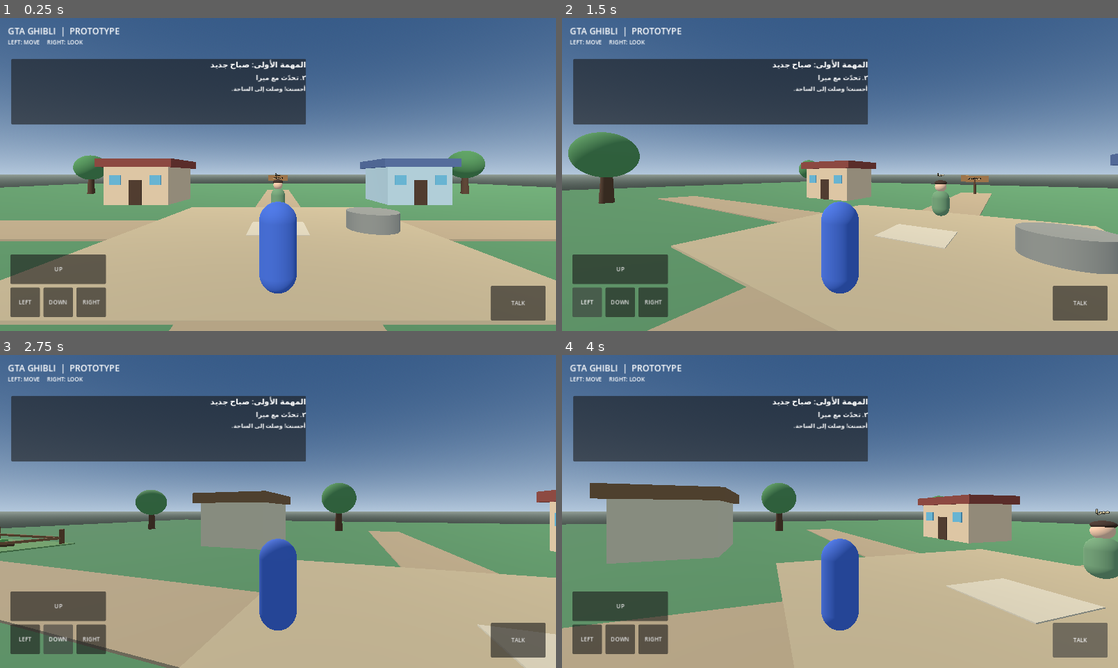
Above: before the commit, frames 1-4 (two rows, left to right).
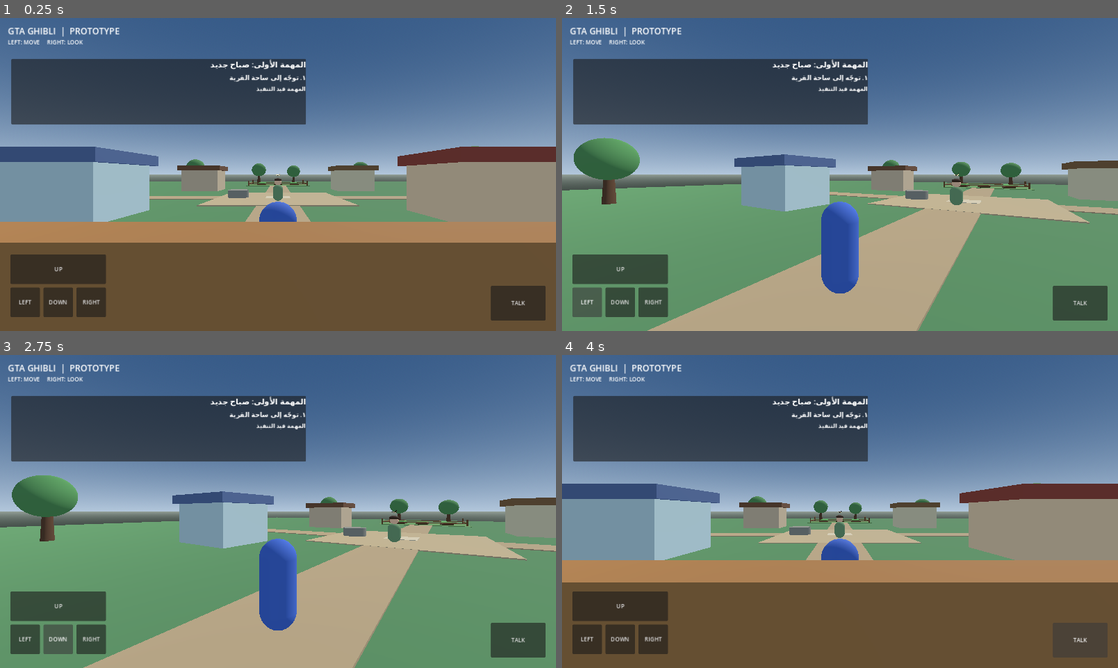
Above: after the commit, the same moments.

Repository: dzdfast-art/GTA-GHIBLI
Game: Godot game, scene res://main.tscn
Same seed, same stepped clock (60 frames per second), same inputs: the game is played once before the commit and once after it.
Inputs:
- Up to frame 1 (0.25 s): no input
- Up to frame 2 (1.5 s): click "UP" at 0.5 s; click "LEFT" at 1.25 s
- Up to frame 3 (2.75 s): click "DOWN" at 2 s
- Up to frame 4 (4 s): click "RIGHT" at 2.75 s; click "TALK" at 3.5 s

The runs differ from the first frame. In frame 1, 54% of the frame differs, in the area x 0-100%, y 18-100%; in frame 2, 27%; in frame 3, 30%; in frame 4, 52%.

Commit message:
gameplay: start player at north village entrance

Diff:
--- a/main.gd
+++ b/main.gd
@@ -78,7 +78,8 @@
 func _create_player() -> void:
 	var player: CharacterBody3D = PLAYER_SCENE.instantiate() as CharacterBody3D
 	player.name = "Player"
-	player.position = Vector3(0.0, 0.95, 5.0)
+	player.position = Vector3(0.0, 0.95, -18.0)
+	player.rotation.y = PI
 	add_child(player)
 
 
